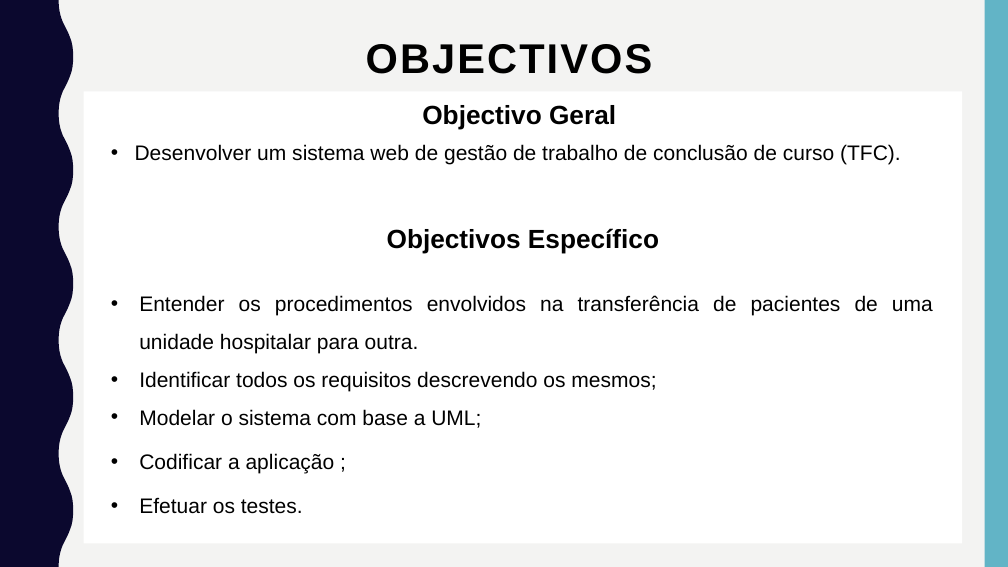
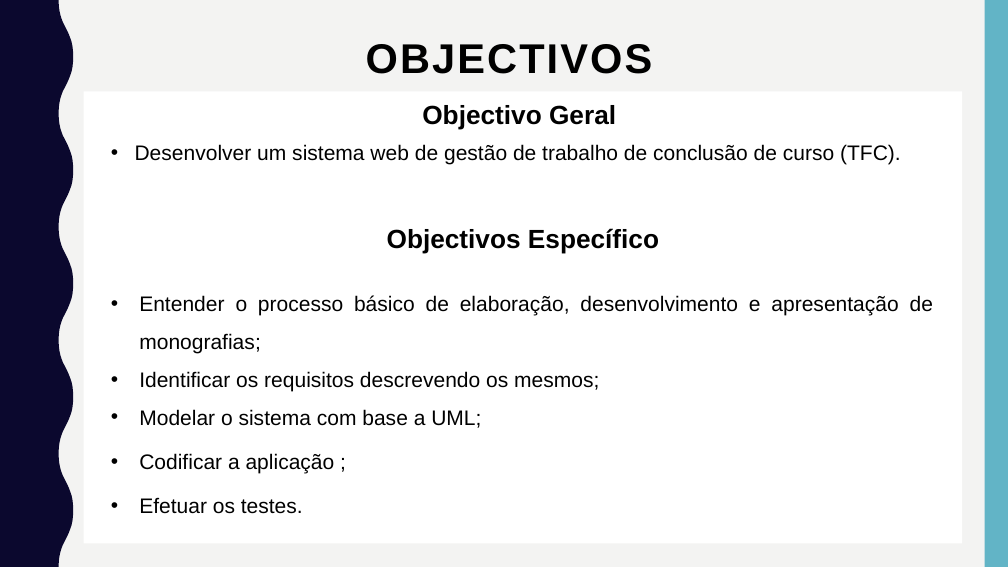
Before and after one commit to adilson-youtube/Relatorio_Sistema_Gestao_TCC, a slide deck: slide 6 of Apresentação/TFC.pptx. Drawn at 1008x567 pixels with LibreOffice and Linux fonts; fonts in the diff are those of the drawing. Boxes give left, top, right and bottom in pixels: in the first picture for what was removed or moved away, otherwise in the second. Text is boxed around its words. In the diff, an @@ line names an element or a change of style, - is before the commit and + after.

Commit message:
Alterado os nomes dos modelos de apresentacao para Modelo e actualizacao no TFC

```diff
--- a/Apresentação/TFC.pptx
+++ b/Apresentação/TFC.pptx
@@ text at [139,295,933,391]: text changed @@
-• Entender os procedimentos envolvidos na transferência de pacientes de uma unidade hospitalar para outra.
-• Identificar todos os requisitos descrevendo os mesmos;
+• Entender o processo básico de elaboração, desenvolvimento e apresentação de monografias;
+• Identificar os requisitos descrevendo os mesmos;
```
Also in this commit, not shown: 2 other slides changed, 1 slide added, 1 slide removed, 10 other files.
